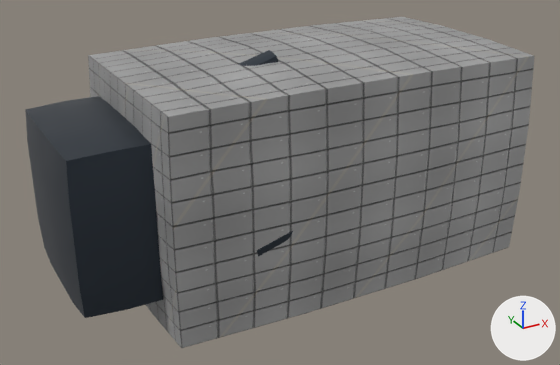
What one commit did to the Blender file assets/ships/parts/blender/engine_vector_authored.blend.
Camera for both pictures: a camera (50 mm lens) standing at (-1.53, -4.52, 2.1) and looking at (0.93, -0.05, -0.13). The axes (+X, +Y, +Z) are drawn at lower right. The lights are the same throughout. The picture after the commit comes second.

The first picture shows 'LOD0_ENGINE_VECTOR_MAIN', 'engine_vector_Material_Mechanical_Merged'.
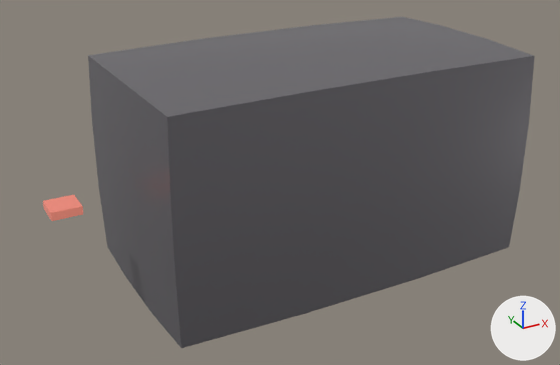
Changed parts and their boxes [x1, y1, x2, y2] in the pictures (560 x 365 px; the box of a moved part takes in the faces that stretch with it):
'LOD0_ENGINE_VECTOR_MAIN', surface changed (darker)
    both: [88, 17, 535, 348]
'engine_vector_Material_Mechanical_Merged', hidden
    before: [25, 50, 293, 318]
'DET_nozzle_scorch', added
    after: [43, 195, 83, 221]
part 1 of me_lod0_engine_vector_main, moved or reshaped
    both: [171, 71, 529, 313]

What changed in the scene script:
```text
Change mat_material_hull:
    remove # nodes: BsdfPrincipled, Math x2, NormalMap, OutputMaterial, SeparateColor, TexImage x3
    remove # uses the picture img_basecolor
    remove # uses the picture img_normal
    remove # uses the picture img_orm
    nodes: BsdfPrincipled, OutputMaterial
    colours: grey #817e84
Change mat_material_accent:
    mat_material_accent.base_color: (0.1, 0.42, 0.48) -> (0.85, 0.22, 0.18)  # cyan #59adb8 -> red #ed8176
    mat_material_accent.metallic: 0.08 -> 0.65
    mat_material_accent.roughness: 0.28 -> 0.38
    mat_material_accent.emission_color: (0.08, 0.65, 0.75) -> (1.0, 0.35, 0.25)  # cyan #50d3e1 -> pink #ffa089
    mat_material_accent.emission_strength: 2.2 -> 0.32
Change mat_material_mechanical:
    mat_material_mechanical.base_color: (0.055, 0.07, 0.09) -> (0.14, 0.12, 0.11)  # greyish blue #424b55 -> dark grey #69615d
    mat_material_mechanical.metallic: 0.82 -> 0.65
Change me_lod0_engine_vector_main:
    used by ob_lod0_engine_vector_main; parent = ob_engine_vector; location = (1.2, 0.0, 0.0)
    remove me_lod0_engine_vector_main.from_pydata(...)  # 96 vertices, 108 faces; spans x -1.4..1.4, y -0.8..0.8, z -0.8..0.8
    add me_lod0_engine_vector_main.from_pydata(...)  # 104 vertices, 108 faces; spans x -1.4..1.4, y -0.8..0.8, z -0.8..0.8
    me_lod0_engine_vector_main part 1
    24 faces are deleted
    8 vertices are added at x -0.47..0.47, y -0.8..0.8, z -0.27..0.27
    24 new faces join them
    me_lod0_engine_vector_main part 2: the surface is now shaded flat
Add me_cube_002:
    me_cube_002.from_pydata(...)  # 216 vertices, 108 faces; spans x -0.1..0.1, y -0.1..0.1, z -0.03..0.03
    me_cube_002.materials.append(mat_material_accent)  # red #ed8176, glowing pink #ffa089
Change ob_lod0_engine_vector_main:
    remove _m = ob_lod0_engine_vector_main.modifiers.new('Bevel', 'BEVEL')
    remove _m.angle_limit = 0.785
    remove _m.profile = 0.6
    remove _m.miter_outer = 'MITER_ARC'
    remove _m = ob_lod0_engine_vector_main.modifiers.new('WeightedNormal', 'WEIGHTED_NORMAL')
    add _m = ob_lod0_engine_vector_main.modifiers.new('SF_Bevel', 'BEVEL')
    add _m.width = 0.006
    add _m.width_pct = 0.006
    _m.segments: 3 -> 2
Change ob_engine_vector_material_mechanical_merged:
    remove _m = ob_engine_vector_material_mechanical_merged.modifiers.new('Bevel', 'BEVEL')
    remove _m.angle_limit = 0.785
    remove _m.profile = 0.6
    remove _m.miter_outer = 'MITER_ARC'
    remove _m = ob_engine_vector_material_mechanical_merged.modifiers.new('WeightedNormal', 'WEIGHTED_NORMAL')
    add _m = ob_engine_vector_material_mechanical_merged.modifiers.new('SF_Bevel', 'BEVEL')
    add _m.width = 0.006
    add _m.width_pct = 0.006
    _m.segments: 3 -> 2
    add ob_engine_vector_material_mechanical_merged.hide_render = True
Add ob_det_nozzle_scorch:
    ob_det_nozzle_scorch = bpy.data.objects.new('DET_nozzle_scorch', me_cube_002)
    ob_det_nozzle_scorch.parent = ob_engine_vector
    ob_det_nozzle_scorch.location = (-0.6, 0.0, 0.0)
    _m = ob_det_nozzle_scorch.modifiers.new('SF_Bevel', 'BEVEL')
    _m.width = 0.006
    _m.width_pct = 0.006
    _m.segments = 2
```
